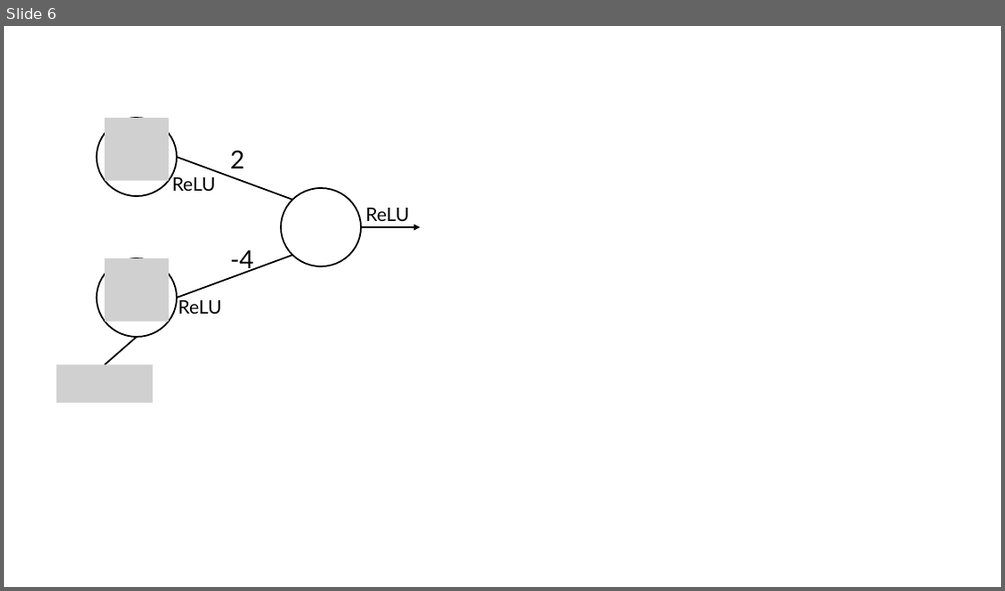
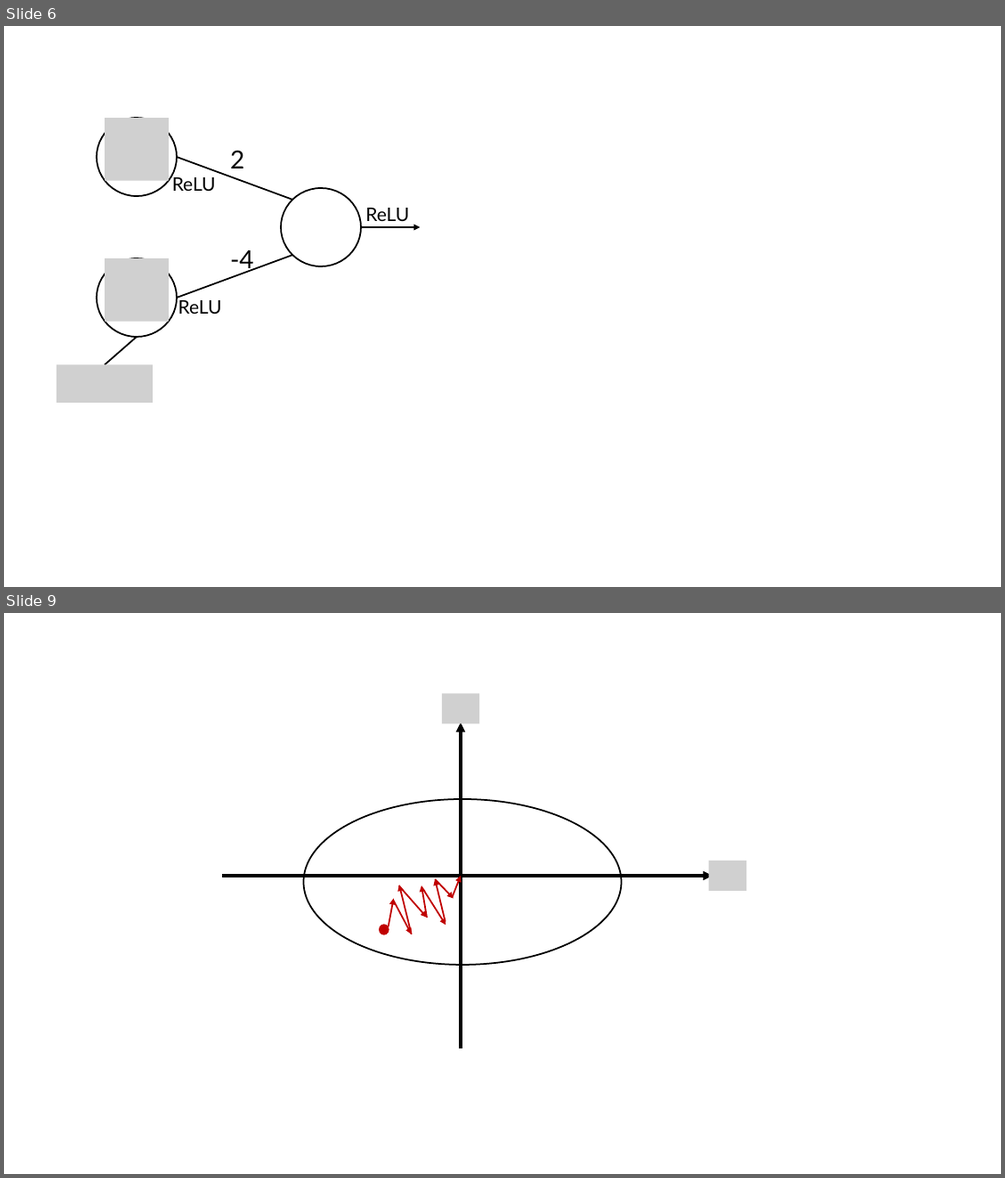
Before and after one commit to OrF8/IML-Course-Summary, a slide deck: Viz.pptx. Shown one above the other, each under a label of ours: slide 6 before the commit, slides 6 and 9 after it; the slides between them are not shown. The pictures are 1005x591 and 1005x1178 pixels, drawn with LibreOffice and Linux fonts; fonts in the diff are those of the drawing; grey boxes stand for pictures. Boxes give left, top, right and bottom in pixels: in the first picture for what was removed or moved away, otherwise in the second. Text is boxed around its words. In the diff, an @@ line names an element or a change of style, - is before the commit and + after.

```diff
--- a/Viz.pptx
+++ b/Viz.pptx
@@ slide 9 added at (4,613,1001,1174), background #FFFFFF @@
@@ picture added at (442,694,479,723) @@
@@ arrow added from (461, 1049) to (461, 722), #000000 3 pt @@
@@ ellipse added at (304,799,622,965), outline #000000 1.5 pt @@
@@ arrow added from (222, 876) to (713, 876), #000000 3 pt @@
@@ arrow added from (445, 921) to (435, 879), #C00000 1.5 pt @@
@@ arrow added from (435, 879) to (453, 899), #C00000 1.5 pt @@
@@ arrow added from (452, 897) to (461, 876), #C00000 1.5 pt @@
@@ picture added at (709,860,747,891) @@
@@ arrow added from (388, 926) to (394, 899), #C00000 1.5 pt @@
@@ arrow added from (394, 900) to (412, 933), #C00000 1.5 pt @@
@@ arrow added from (412, 933) to (399, 884), #C00000 1.5 pt @@
@@ arrow added from (399, 886) to (427, 917), #C00000 1.5 pt @@
@@ arrow added from (427, 917) to (421, 885), #C00000 1.5 pt @@
@@ arrow added from (424, 891) to (446, 925), #C00000 1.5 pt @@
@@ ellipse added at (380,925,388,933), fill #C00000, outline #C00000 1.5 pt @@
```
Also in this commit, not shown: 2 other slides added, 2 other files.
